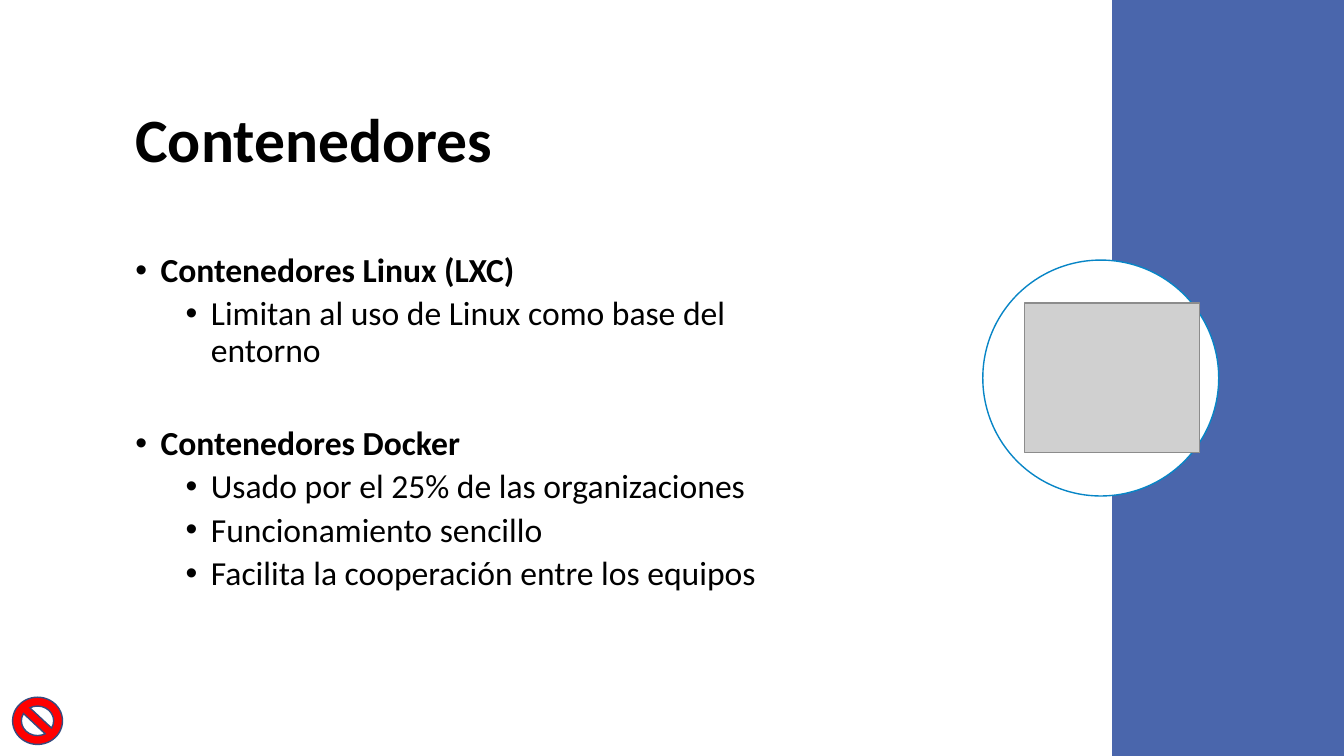
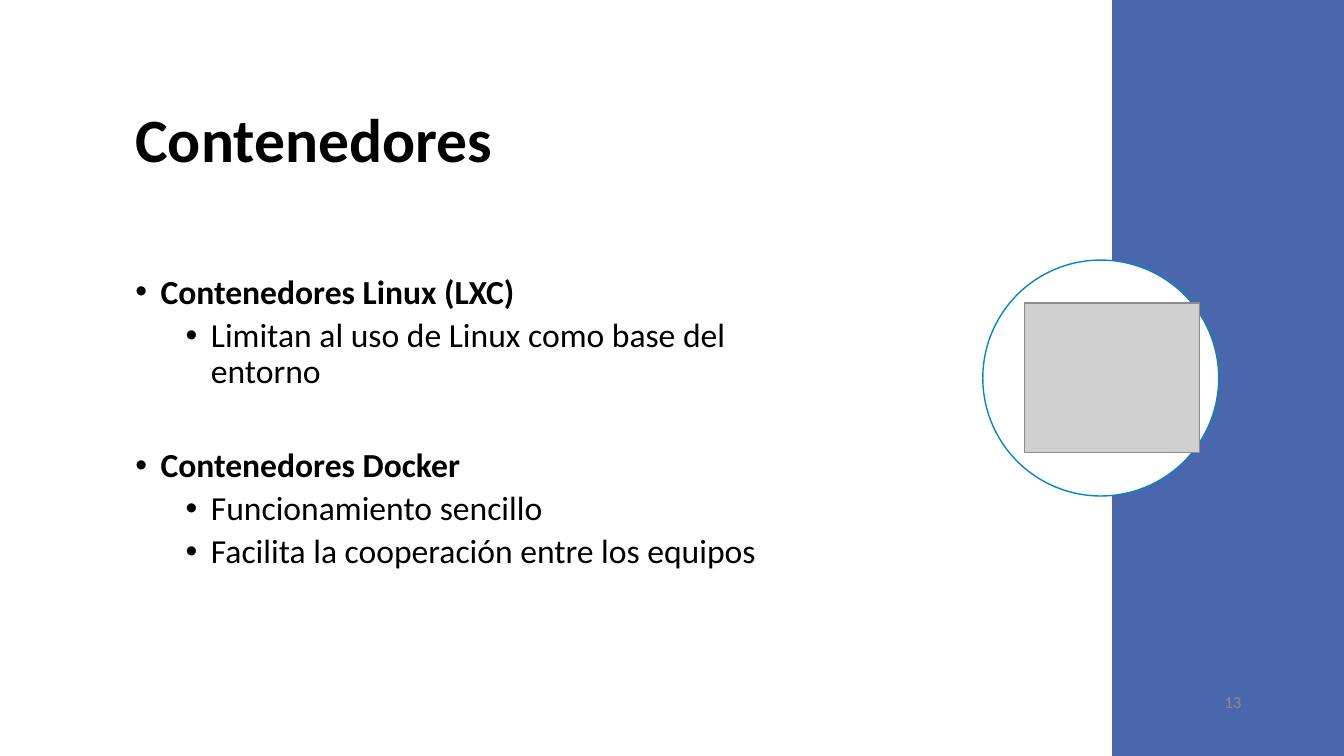
Before and after one commit to VictorIranzo/TFG_Microservices, a slide deck: slide 13 of Trabajo/Presentación/Desarrollo de software basado en microservicios.pptx (slide 16 before the commit). Drawn at 1344x756 pixels with LibreOffice and Linux fonts; fonts in the diff are those of the drawing; grey boxes stand for pictures. Boxes give left, top, right and bottom in pixels: in the first picture for what was removed or moved away, otherwise in the second. Text is boxed around its words. In the diff, an @@ line names an element or a change of style, - is before the commit and + after.

```diff
--- a/Trabajo/Presentación/Desarrollo de software basado en microservicios.pptx
+++ b/Trabajo/Presentación/Desarrollo de software basado en microservicios.pptx
@@ text at (211, 474, 744, 504): paragraph removed @@
-  • Usado por el 25% de las organizaciones
@@ no-entry sign removed at (12, 698, 63, 745) @@
@@ page number added at (1224, 697, 1241, 708), 12 pt, text #8C8C8C @@
+13
```
Also in this commit, not shown: 29 other slides changed, 12 slides added, 10 slides removed, 1 other file.
